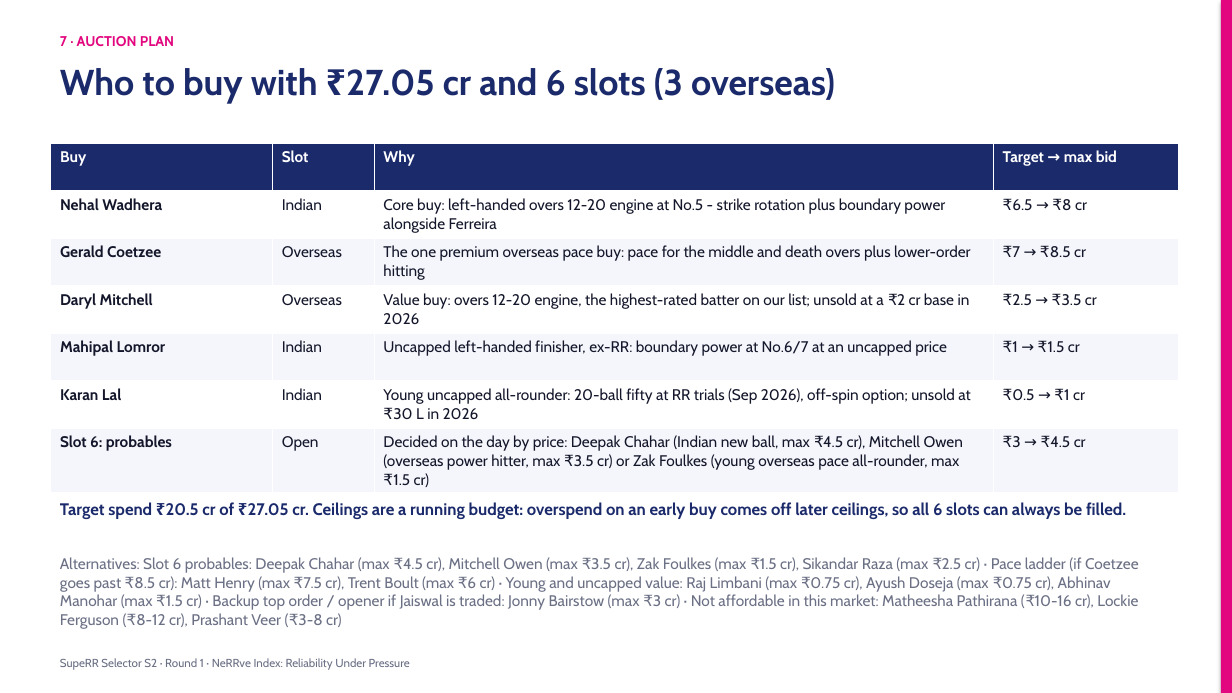
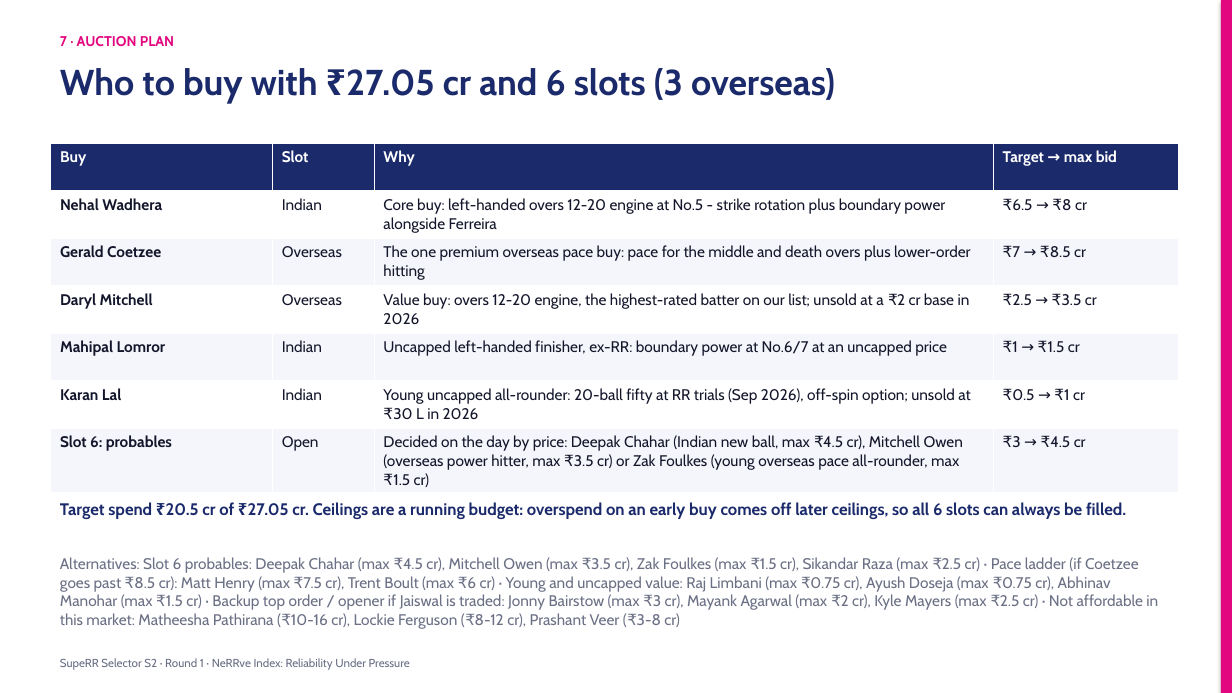
Before and after one commit to KoduruChandrasekhar/RRAuction-, a slide deck: slide 12 of submission/NeRRve_Deck.pptx. Drawn at 1232x693 pixels with LibreOffice and Linux fonts; fonts in the diff are those of the drawing. Boxes give left, top, right and bottom in pixels: in the first picture for what was removed or moved away, otherwise in the second. Text is boxed around its words. In the diff, an @@ line names an element or a change of style, - is before the commit and + after.

```diff
--- a/submission/NeRRve_Deck.pptx
+++ b/submission/NeRRve_Deck.pptx
@@ text at (60,557,1158,629): text changed @@
-Alternatives: Slot 6 probables: Deepak Chahar (max ₹4.5 cr), Mitchell Owen (max ₹3.5 cr), Zak Foulkes (max ₹1.5 cr), Sikandar Raza (max ₹2.5 cr) · Pace ladder (if Coetzee goes past ₹8.5 cr): Matt Henry (max ₹7.5 cr), Trent Boult (max ₹6 cr) · Young and uncapped value: Raj Limbani (max ₹0.75 cr), Ayush Doseja (max ₹0.75 cr), Abhinav Manohar (max ₹1.5 cr) · Backup top order / opener if Jaiswal is traded: Jonny Bairstow (max ₹3 cr) · Not affordable in this market: Matheesha Pathirana (₹10-16 cr), Lockie Ferguson (₹8-12 cr), Prashant Veer (₹3-8 cr)
+Alternatives: Slot 6 probables: Deepak Chahar (max ₹4.5 cr), Mitchell Owen (max ₹3.5 cr), Zak Foulkes (max ₹1.5 cr), Sikandar Raza (max ₹2.5 cr) · Pace ladder (if Coetzee goes past ₹8.5 cr): Matt Henry (max ₹7.5 cr), Trent Boult (max ₹6 cr) · Young and uncapped value: Raj Limbani (max ₹0.75 cr), Ayush Doseja (max ₹0.75 cr), Abhinav Manohar (max ₹1.5 cr) · Backup top order / opener if Jaiswal is traded: Jonny Bairstow (max ₹3 cr), Mayank Agarwal (max ₹2 cr), Kyle Mayers (max ₹2.5 cr) · Not affordable in this market: Matheesha Pathirana (₹10-16 cr), Lockie Ferguson (₹8-12 cr), Prashant Veer (₹3-8 cr)
```
Also in this commit, not shown: 6 other slides changed, 7 other files.
